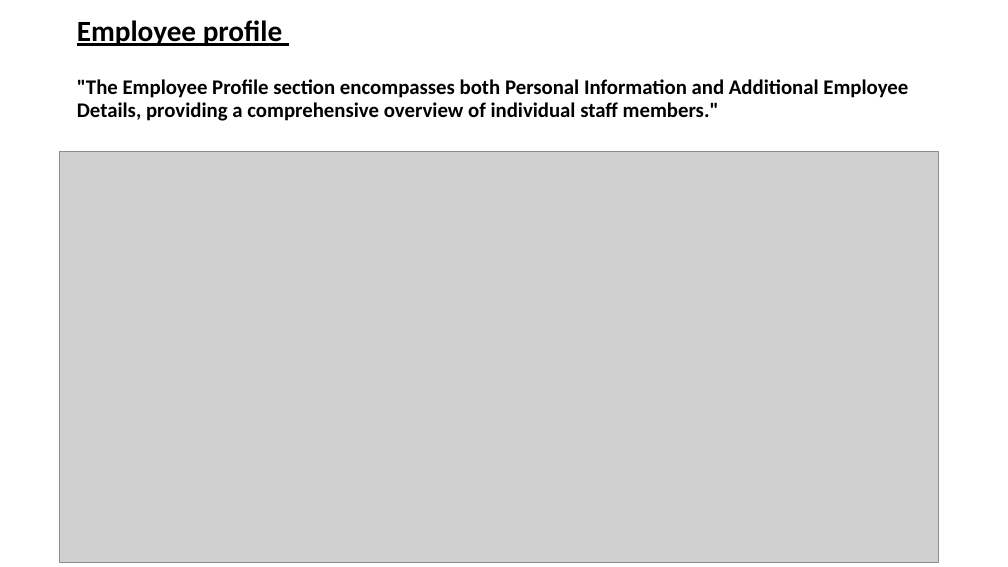
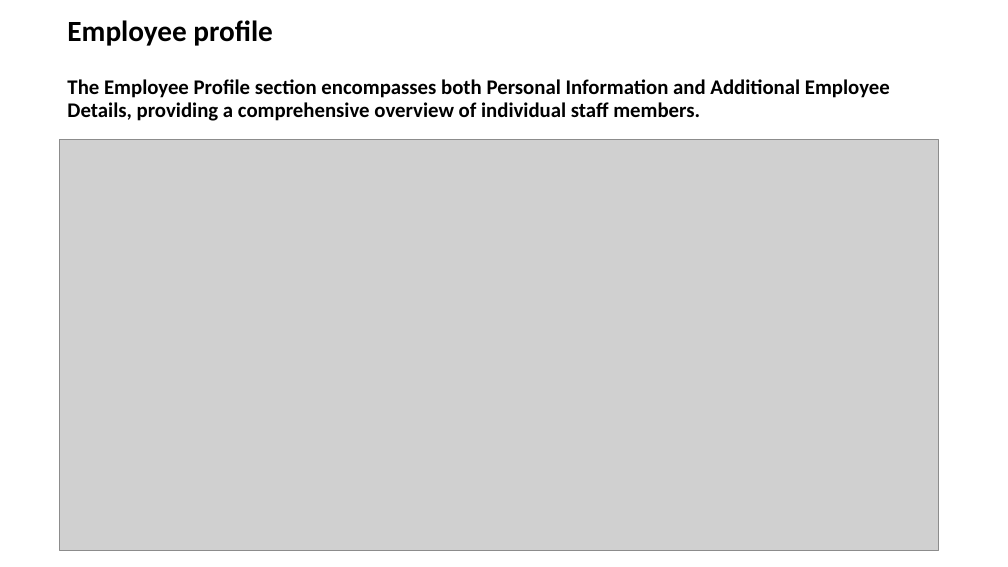
Before and after one commit to farhana2023/HRSystem, a slide deck: slide 25 of StaffSphere.pptx. Drawn at 1008x567 pixels with LibreOffice and Linux fonts; fonts in the diff are those of the drawing; grey boxes stand for pictures. Boxes give left, top, right and bottom in pixels: in the first picture for what was removed or moved away, otherwise in the second. Text is boxed around its words. In the diff, an @@ line names an element or a change of style, - is before the commit and + after.

```diff
--- a/StaffSphere.pptx
+++ b/StaffSphere.pptx
@@ title at bbox=[67, 20, 890, 121]: text changed @@
-Employee profile
-"The Employee Profile section encompasses both Personal Information and Additional Employee Details, providing a comprehensive overview of individual staff members."
+Employee profile
+The Employee Profile section encompasses both Personal Information and Additional Employee Details, providing a comprehensive overview of individual staff members.
@@ picture: place and size @@
-picture at bbox=[60, 152, 938, 563]
+picture at bbox=[60, 140, 938, 551]
```
Also in this commit, not shown: 38 other slides changed, 1 slide removed, 1 other file.
